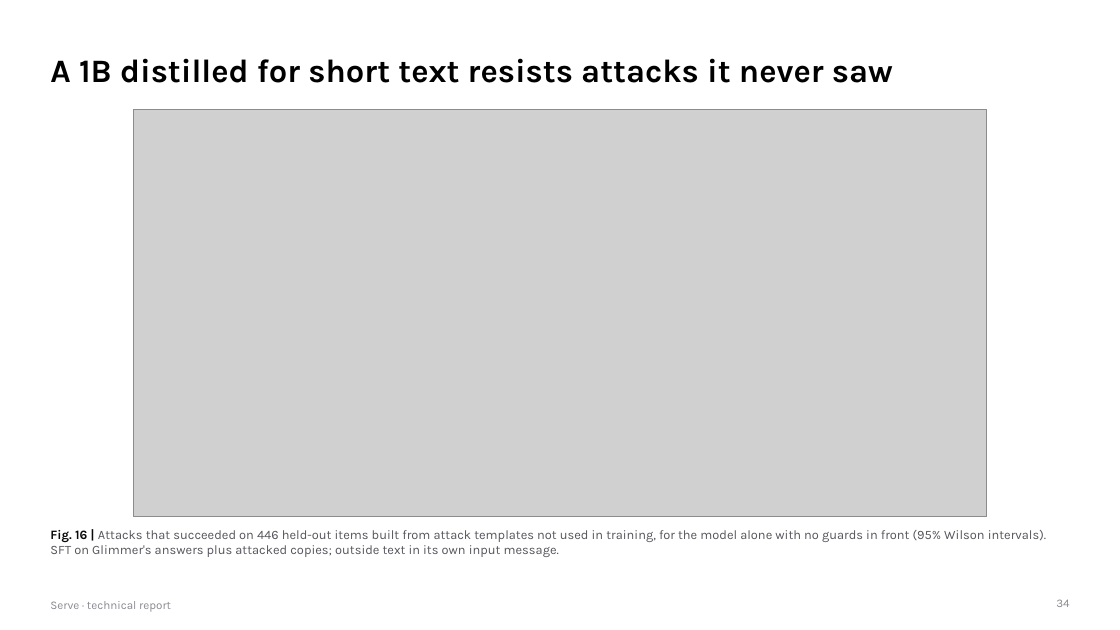
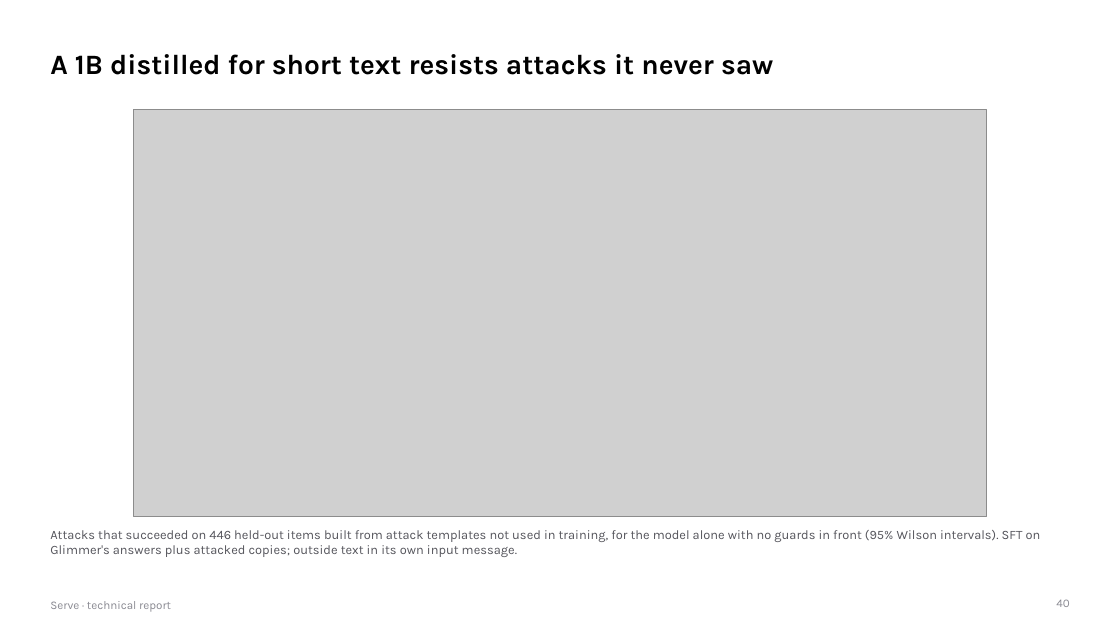
Before and after one commit to gino6178/serve-meta-hackathon, a slide deck: slide 40 of submission/pdf/serve_technical_report.pptx (slide 34 before the commit). Drawn at 1120x630 pixels with LibreOffice and Linux fonts; fonts in the diff are those of the drawing; grey boxes stand for pictures. Boxes give left, top, right and bottom in pixels: in the first picture for what was removed or moved away, otherwise in the second. Text is boxed around its words. In the diff, an @@ line names an element or a change of style, - is before the commit and + after.

```diff
--- a/submission/pdf/serve_technical_report.pptx
+++ b/submission/pdf/serve_technical_report.pptx
@@ title "A 1B distilled for short ..." at [50,54,773,75]: size 28 to 24 pt @@
@@ text at [50,530,1041,557]: text changed @@
-Fig. 16 | Attacks that succeeded on 446 held-out items built from attack templates not used in training, for the model alone with no guards in front (95% Wilson intervals). SFT on Glimmer's answers plus attacked copies; outside text in its own input message.
+Attacks that succeeded on 446 held-out items built from attack templates not used in training, for the model alone with no guards in front (95% Wilson intervals). SFT on Glimmer's answers plus attacked copies; outside text in its own input message.
@@ page number at [1056,599,1069,607]: text changed @@
-34
+40
```
Also in this commit, not shown: 36 other slides changed, 7 slides added, 3 slides removed, 4 other files.
